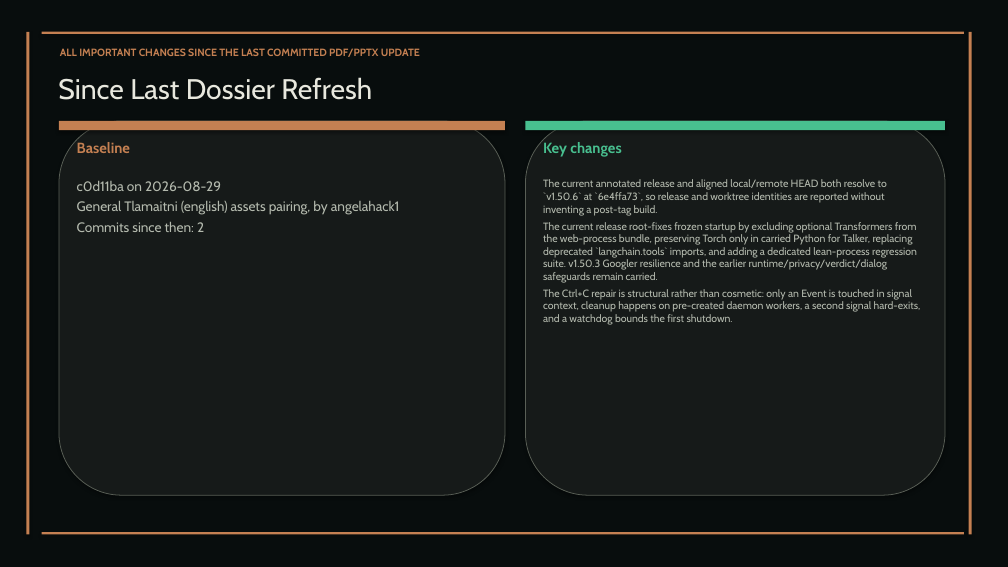
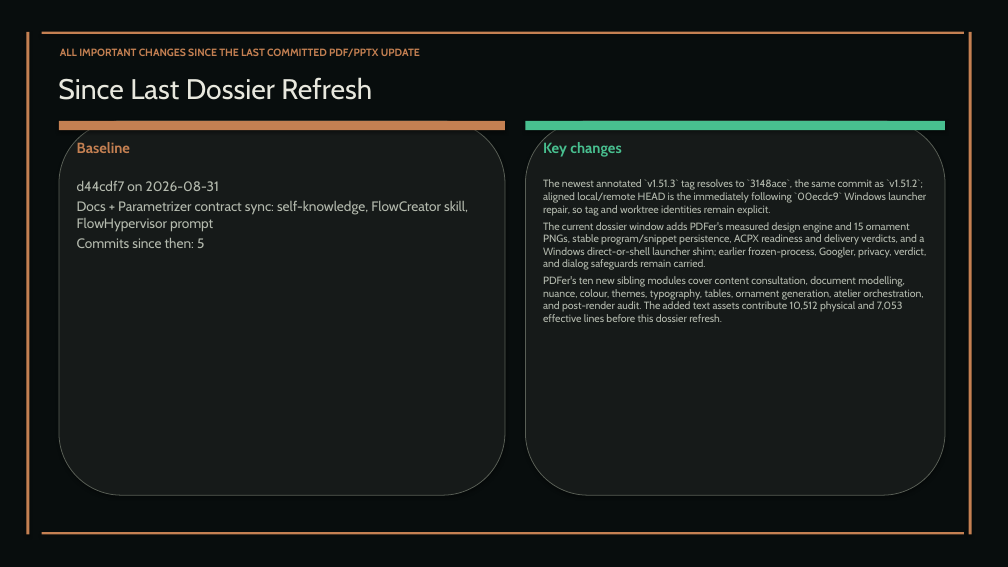
Before and after one commit to XAIHT/Tlamatini, a slide deck: slide 119 of Tlamatini_eXtended_Artificial_Intelligence_Humanly_Tempered.pptx. Drawn at 1008x567 pixels with LibreOffice and Linux fonts; fonts in the diff are those of the drawing. Boxes give left, top, right and bottom in pixels: in the first picture for what was removed or moved away, otherwise in the second. Text is boxed around its words. In the diff, an @@ line names an element or a change of style, - is before the commit and + after.

Commit message:
Updating visual and non-visual documentation, by Tlamatini's-AutoBot.

```diff
--- a/Tlamatini_eXtended_Artificial_Intelligence_Humanly_Tempered.pptx
+++ b/Tlamatini_eXtended_Artificial_Intelligence_Humanly_Tempered.pptx
@@ text at [543, 179, 926, 322]: text changed @@
-The current annotated release and aligned local/remote HEAD both resolve to `v1.50.6` at `6e4ffa73`, so release and worktree identities are reported without inventing a post-tag build.
-The current release root-fixes frozen startup by excluding optional Transformers from the web-process bundle, preserving Torch only in carried Python for Talker, replacing deprecated `langchain.tools` imports, and adding a dedicated lean-process regression suite. v1.50.3 Googler resilience and the earlier runtime/privacy/verdict/dialog safeguards remain carried.
-The Ctrl+C repair is structural rather than cosmetic: only an Event is touched in signal context, cleanup happens on pre-created daemon workers, a second signal hard-exits, and a watchdog bounds the first shutdown.
+The newest annotated `v1.51.3` tag resolves to `3148ace`, the same commit as `v1.51.2`; aligned local/remote HEAD is the immediately following `00ecdc9` Windows launcher repair, so tag and worktree identities remain explicit.
+The current dossier window adds PDFer's measured design engine and 15 ornament PNGs, stable program/snippet persistence, ACPX readiness and delivery verdicts, and a Windows direct-or-shell launcher shim; earlier frozen-process, Googler, privacy, verdict, and dialog safeguards remain carried.
+PDFer's ten new sibling modules cover content consultation, document modelling, nuance, colour, themes, typography, tables, ornament generation, atelier orchestration, and post-render audit. The added text assets contribute 10,512 physical and 7,053 effective lines before this dossier refresh.
@@ text at [77, 181, 468, 248]: text changed @@
-c0d11ba on 2026-08-29
-General Tlamaitni (english) assets pairing, by angelahack1
-Commits since then: 2
+d44cdf7 on 2026-08-31
+Docs + Parametrizer contract sync: self-knowledge, FlowCreator skill, FlowHypervisor prompt
+Commits since then: 5
```
Also in this commit, not shown: 58 other slides changed, 4 slides added, 2 slides removed, 4 other files.
